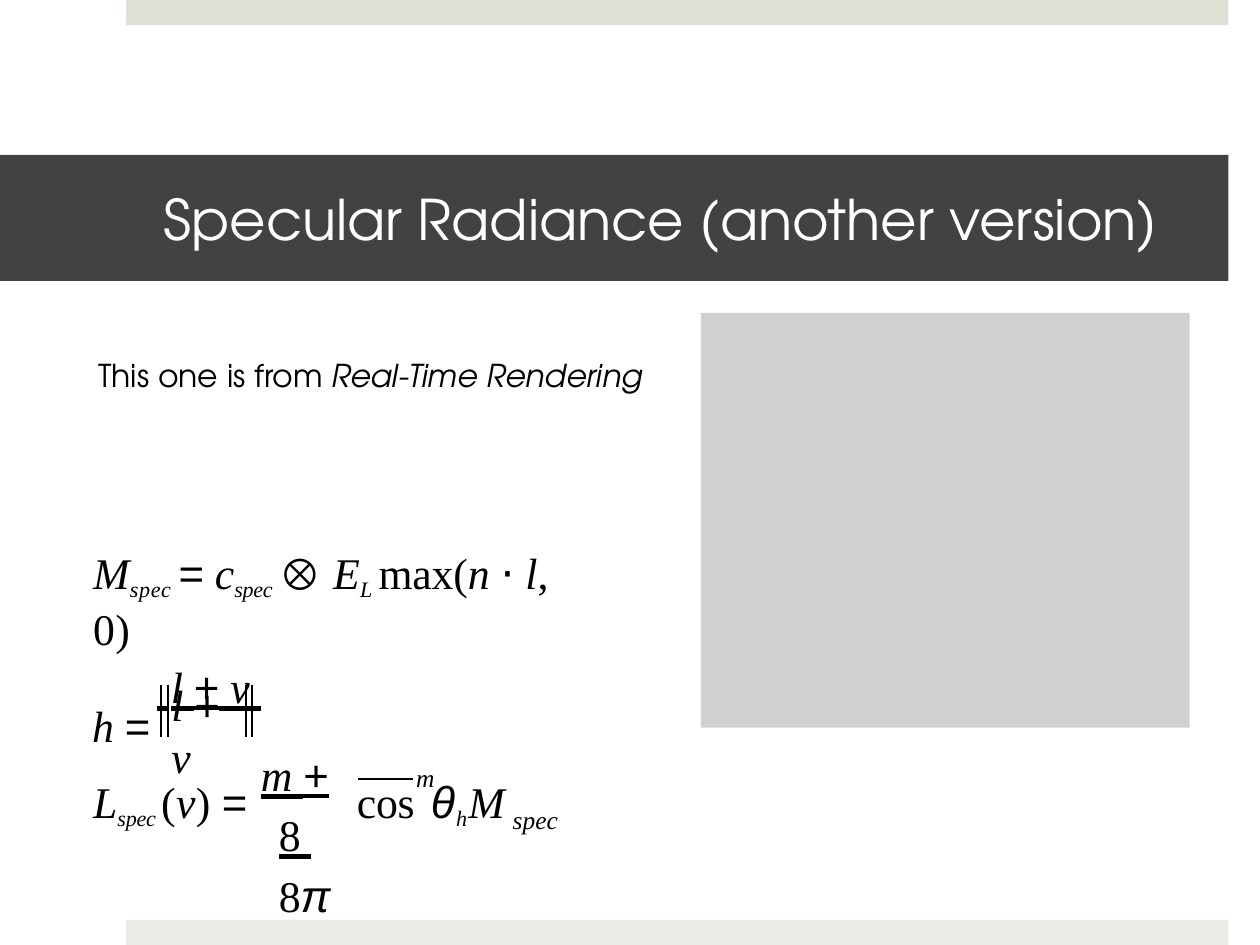
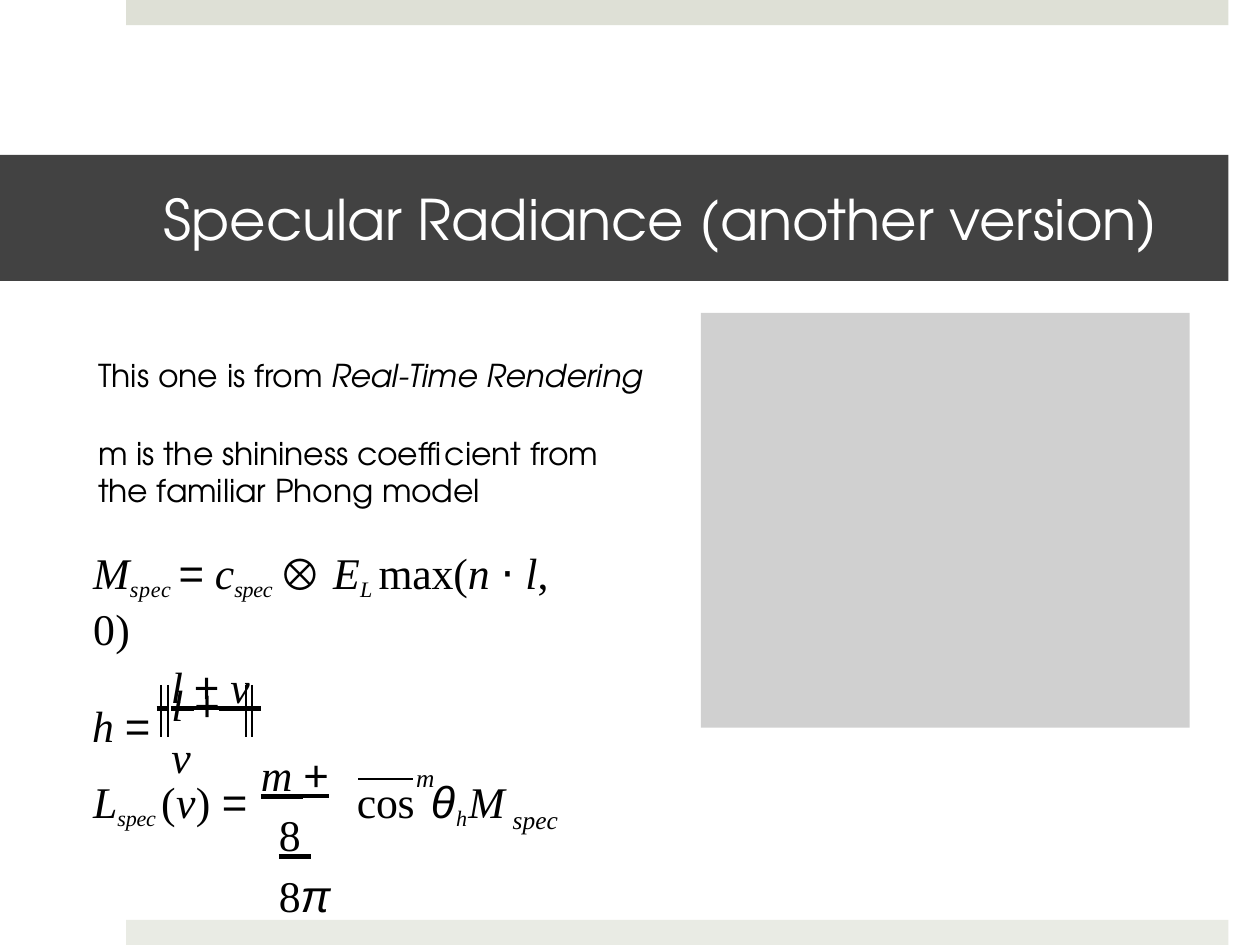
Before and after one commit to shaffer1/UIllinois_Rendering, a slide deck: slide 8 of Lecture-8-Shadows.pptx. Drawn at 1260x945 pixels with LibreOffice and Linux fonts; fonts in the diff are those of the drawing; grey boxes stand for pictures. Boxes give left, top, right and bottom in pixels: in the first picture for what was removed or moved away, otherwise in the second. Text is boxed around its words. In the diff, an @@ line names an element or a change of style, - is before the commit and + after.

```diff
--- a/Lecture-8-Shadows.pptx
+++ b/Lecture-8-Shadows.pptx
@@ text at bbox=[98, 441, 598, 509]: paragraph added @@
+m is the shininess coefficient from the familiar Phong model
```
Also in this commit, not shown: 11 other slides changed.
